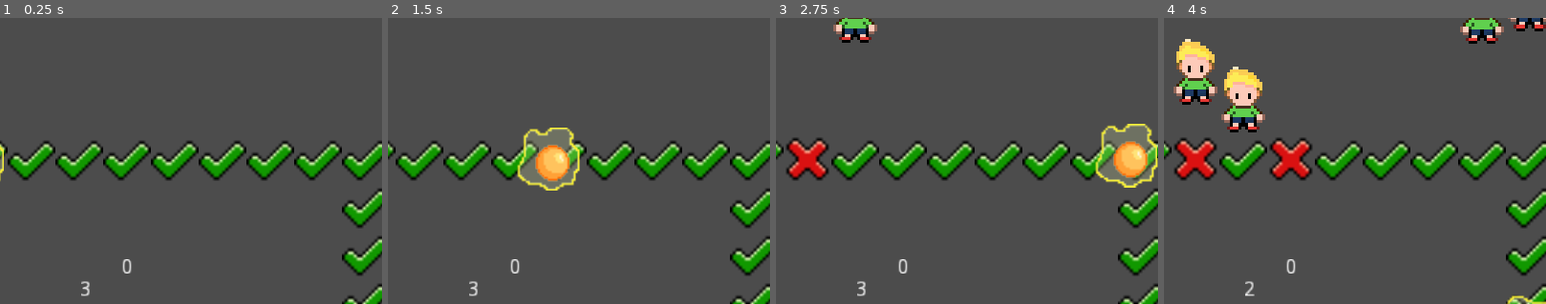
Above: before the commit, frames 1-4 (left to right).
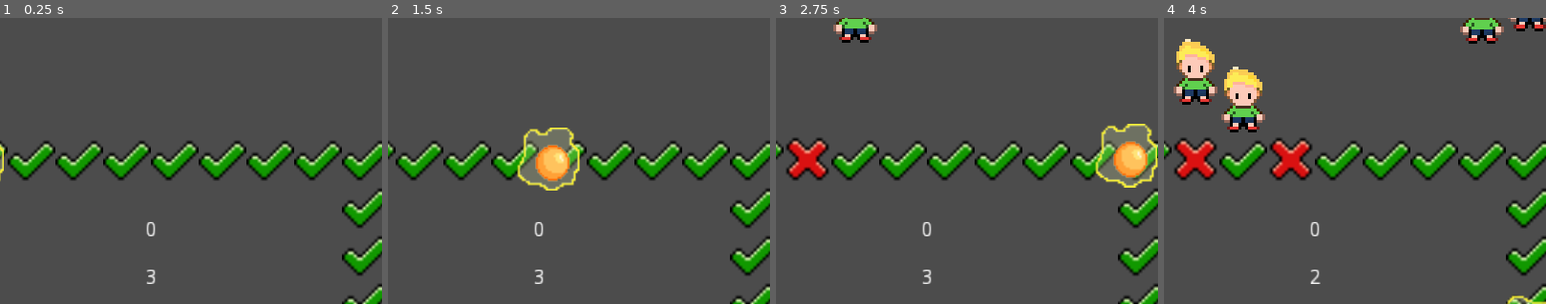
Above: after the commit, the same moments.

Repository: shshwdr/egg-cooker
Game: Godot game, scene res://Scenes/main_game.tscn
The game is run twice, just before and just after one commit, with the same random seed, the same clock (stepped at 60 frames per second) and the same inputs.
Inputs (mouse positions are % of the whole screen's width and height, from its top left):
- Up to frame 1 (0.25 s): no input
- Up to frame 2 (1.5 s): move the mouse to (19, 25) at 0.52 s; press the mouse at (19, 25) at 0.53 s; move the mouse to (25, 25) at 1.27 s; release the mouse at (25, 25) at 1.28 s; click (25, 25) at 1.35 s
- Up to frame 3 (2.75 s): move the mouse to (31, 25) at 2.02 s; press the mouse at (31, 25) at 2.03 s
- Up to frame 4 (4 s): move the mouse to (37, 25) at 2.77 s; release the mouse at (37, 25) at 2.78 s; click (37, 25) at 2.85 s; move the mouse to (44, 25) at 3.52 s; press the mouse at (44, 25) at 3.53 s
The pictures show only the part of the screen within x 27-77%, y 0-50%; the shares and areas given below are measured in that part.

The runs differ from the first frame. In frame 1, 0.3% of the frame differs, in the area x 21-41%, y 71-98%; in frame 2, 0.3%; in frame 3, 0.3%; in frame 4, 0.3%.

Commit message:
end and restart game

Diff:
--- a/Scenes/Events.gd
+++ b/Scenes/Events.gd
@@ -4,7 +4,6 @@
 signal left()
 signal fully_left(position_index)
 
-
 # Called every frame. 'delta' is the elapsed time since the previous frame.
 #func _process(delta):
 #	pass
--- a/Scenes/Hud.gd
+++ b/Scenes/Hud.gd
@@ -3,8 +3,12 @@
 var money
 var lifeleft
 
-onready var money_label = $money
-onready var lifeleft_label = $life_left
+onready var money_label = $in_game/money
+onready var lifeleft_label = $in_game/life_left
+
+onready var ingame = $in_game
+onready var game_end = $game_ending
+onready var result = $game_ending/result
 
 # Declare member variables here. Examples:
 # var a = 2
@@ -14,9 +18,17 @@
 	money+=m
 	money_label.text = String(money)
 
+func end_game():
+	Util.game_end = true
+	result.text = "You've earned "+String(money)+". Good luck next time!"
+	game_end.visible = true
+	ingame.visible = false
+
 func on_left():
 	lifeleft-=1
 	lifeleft_label.text = String(lifeleft)
+	if lifeleft == 0:
+		end_game()
 # Called when the node enters the scene tree for the first time.
 func _ready():
 	lifeleft = 3
--- a/Scenes/Util.gd
+++ b/Scenes/Util.gd
@@ -1,6 +1,6 @@
 extends Node
 
-
+var game_end=false
 
 var rng:RandomNumberGenerator = RandomNumberGenerator.new()
 func _ready():
--- a/Scenes/eater.gd
+++ b/Scenes/eater.gd
@@ -57,6 +57,8 @@
 	leave()
 
 func _process(delta):
+	if Util.game_end:
+		return
 	if got_food:
 		return
 	if is_moving:
--- a/Scenes/egg.gd
+++ b/Scenes/egg.gd
@@ -20,6 +20,8 @@
 	pass # Replace with function body.
 
 func _physics_process(delta):
+	if Util.game_end:
+		return
 	if is_eaten:
 		return
 	offset+=delta*speed
--- a/Scenes/main_game.gd
+++ b/Scenes/main_game.gd
@@ -93,8 +93,16 @@
 
 # Called every frame. 'delta' is the elapsed time since the previous frame.
 func _process(delta):
+	if Util.game_end:
+		return
 	if current_time>=generate_time:
 		generate_eater()
 		current_time = 0
 		generate_time = Util.rng.randf_range(generate_range[0],generate_range[1])
 	current_time+=delta
+
+
+
+func _on_Button_pressed():
+	Util.game_end = false
+	get_tree().reload_current_scene()
--- a/Scenes/main_game.tscn
+++ b/Scenes/main_game.tscn
@@ -33,27 +33,61 @@
 position = Vector2( 96, 96 )
 
 [node name="Hud" type="Control" parent="."]
-margin_left = 192.0
-margin_top = 160.0
-margin_right = 320.0
-margin_bottom = 200.0
+margin_left = 128.0
+margin_top = 128.0
+margin_right = 352.0
+margin_bottom = 256.0
 script = ExtResource( 3 )
 __meta__ = {
 "_edit_group_": true,
 "_edit_use_anchors_": false
 }
 
-[node name="money" type="Label" parent="Hud"]
-margin_top = 2.0
-margin_right = 64.0
-margin_bottom = 19.0
-text = "15"
-align = 1
+[node name="game_ending" type="Control" parent="Hud"]
+visible = false
+margin_right = 224.0
+margin_bottom = 128.0
 __meta__ = {
 "_edit_use_anchors_": false
 }
 
-[node name="life_left" type="Label" parent="Hud"]
-margin_top = 17.0
-margin_right = 64.0
-margin_bottom = 36.0
+[node name="Button" type="Button" parent="Hud/game_ending"]
+anchor_top = 1.0
+anchor_right = 1.0
+anchor_bottom = 1.0
+margin_top = -20.0
+text = "restart"
+
+[node name="result" type="Label" parent="Hud/game_ending"]
+anchor_right = 1.0
+margin_bottom = 64.0
+text = "you earned $100"
+__meta__ = {
+"_edit_use_anchors_": false
+}
+
+[node name="in_game" type="Control" parent="Hud"]
+anchor_right = 1.0
+anchor_bottom = 1.0
+__meta__ = {
+"_edit_use_anchors_": false
+}
+
+[node name="money" type="Label" parent="Hud/in_game"]
+anchor_right = 1.0
+margin_bottom = 32.0
+text = "15"
+align = 1
+valign = 1
+__meta__ = {
+"_edit_use_anchors_": false
+}
+
+[node name="life_left" type="Label" parent="Hud/in_game"]
+anchor_right = 1.0
+margin_top = 32.0
+margin_bottom = 64.0
+text = "3"
+align = 1
+valign = 1
+[connection signal="pressed" from="Hud/game_ending/Button" to="." method="_on_Button_pressed"]
--- a/Scenes/table.gd
+++ b/Scenes/table.gd
@@ -30,6 +30,8 @@
 
 
 func _on_StaticBody2D_input_event(viewport, event, shape_idx):
+	if Util.game_end:
+		return
 	#print("well")
 	if event.is_action_pressed("click"):
 		print("hmm")
@@ -37,5 +39,7 @@
 
 
 func _on_StaticBody2D_mouse_entered():
+	if Util.game_end:
+		return
 	if Input.is_mouse_button_pressed(1):  # Left mouse button.
 		flip()
